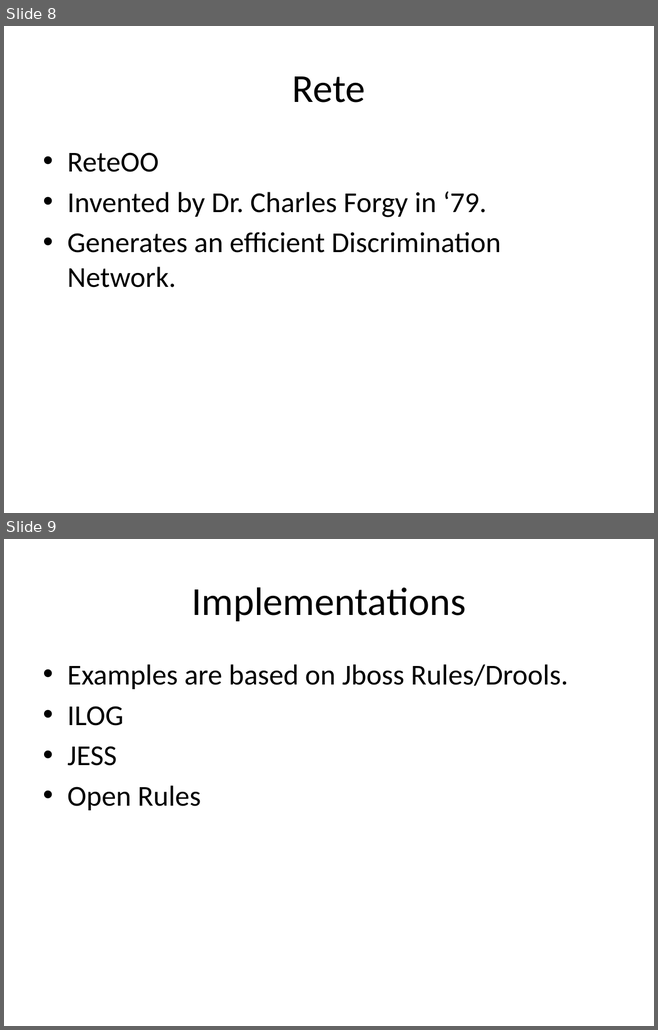
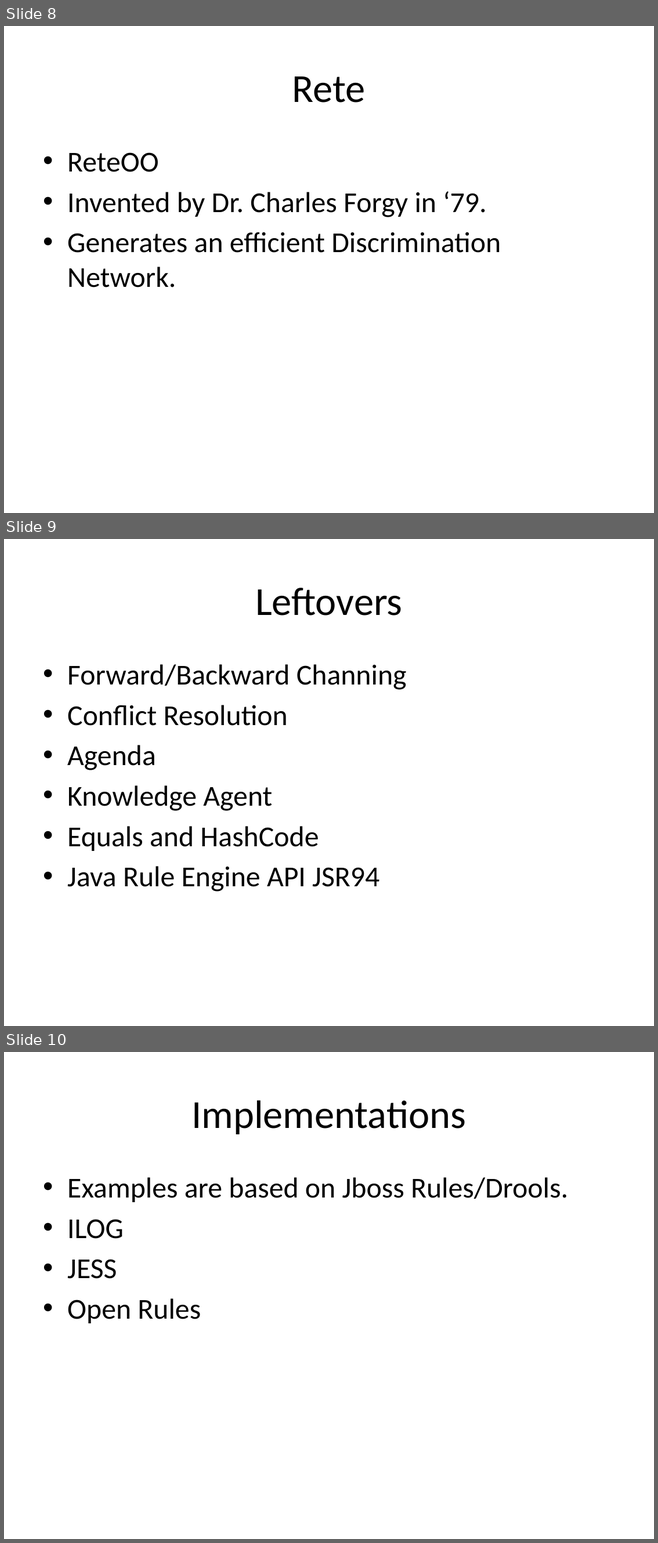
Before and after one commit to devender/drools-ppt, a slide deck: rules.pptx. Shown one above the other, each under a label of ours: slides 8 and 9 before the commit, slides 8, 9 and 10 after it. The pictures are 658x1030 and 658x1543 pixels, drawn with LibreOffice and Linux fonts; fonts in the diff are those of the drawing. Boxes give left, top, right and bottom in pixels: in the first picture for what was removed or moved away, otherwise in the second. Text is boxed around its words. In the diff, an @@ line names an element or a change of style, - is before the commit and + after.

```diff
--- a/rules.pptx
+++ b/rules.pptx
@@ slide 9 added at <box>4,539,654,1026</box>, background #FFFFFF @@
@@ title added at <box>255,588,402,616</box>, 44 pt, text #000000 @@
+Leftovers
@@ text added at <box>67,664,407,892</box>, 32 pt, text #000000 @@
+• Forward/Backward Channing
+• Conflict Resolution
+• Agenda
+• Knowledge Agent
+• Equals and HashCode
+• Java Rule Engine API JSR94
@@ what was slide 9 is now slide 10 @@
```
Also in this commit, not shown: 1 slide changed.
